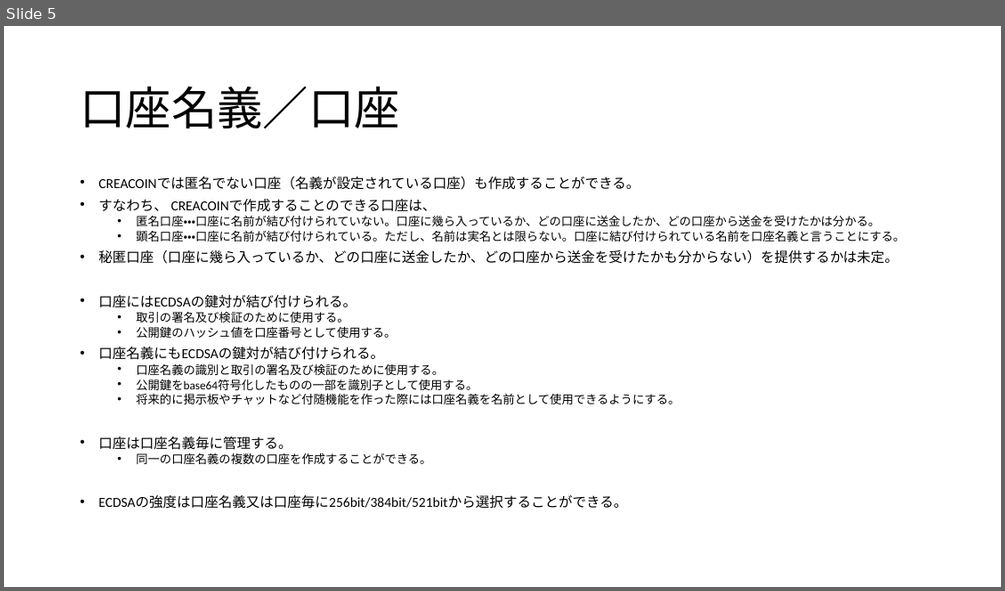
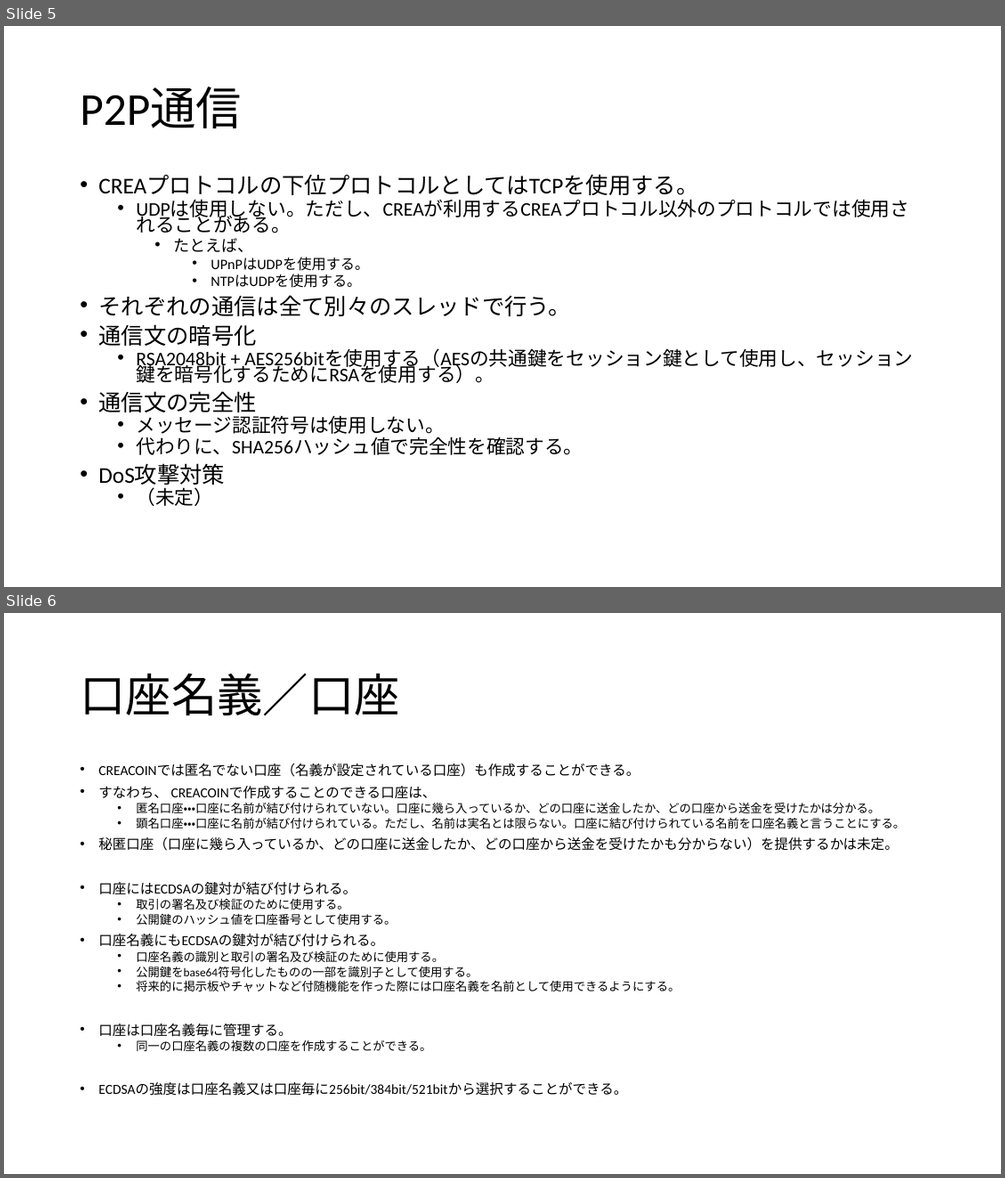
Before and after one commit to pizyumi/CREA, a slide deck: CREA2014/CREACOIN.pptx. Shown one above the other, each under a label of ours: slide 5 before the commit, slides 5 and 6 after it. The pictures are 1005x591 and 1005x1178 pixels, drawn with LibreOffice and Linux fonts; fonts in the diff are those of the drawing. Boxes give left, top, right and bottom in pixels: in the first picture for what was removed or moved away, otherwise in the second. Text is boxed around its words. In the diff, an @@ line names an element or a change of style, - is before the commit and + after.

```diff
--- a/CREA2014/CREACOIN.pptx
+++ b/CREA2014/CREACOIN.pptx
@@ slide 5 added at [4,26,1001,587], background #FFFFFF @@
@@ title added at [80,87,242,128], 44 pt, text #000000 @@
+P2P通信
@@ text added at [98,176,913,506], 18.6 pt, text #000000 @@
+• CREAプロトコルの下位プロトコルとしてはTCPを使用する。
+  • UDPは使用しない。ただし、CREAが利用するCREAプロトコル以外のプロトコルでは使用されることがある。
+    • たとえば、
+      • UPnPはUDPを使用する。
+      • NTPはUDPを使用する。
+• それぞれの通信は全て別々のスレッドで行う。
+• 通信文の暗号化
+  • RSA2048bit + AES256bitを使用する（AESの共通鍵をセッション鍵として使用し、セッション鍵を暗号化するためにRSAを使用する）。
+• 通信文の完全性
+  • メッセージ認証符号は使用しない。
+  • 代わりに、SHA256ハッシュ値で完全性を確認する。
+• DoS攻撃対策
+  • （未定）
@@ what was slide 5 is now slide 6 @@
```
Also in this commit, not shown: 1 other file.
